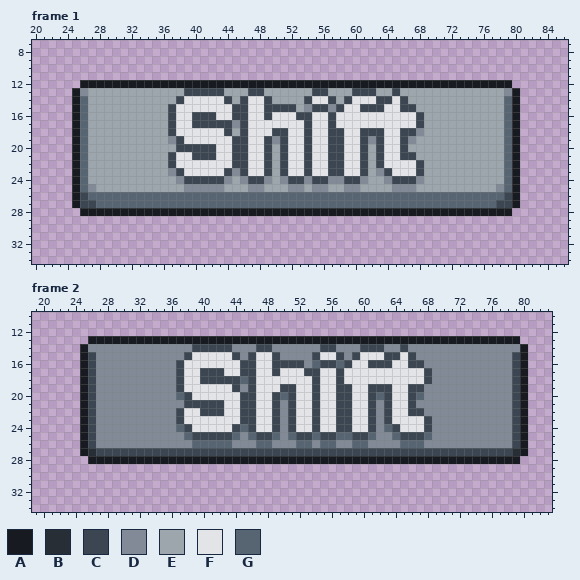
Edited in one commit: pixel-art file (Game Off Game Jam Prototype/Assets/Textures/UI/Shift_key.aseprite). That is the earlier state.
100x41 pixels, 2 frames. Shown: frame 1: x 20..86, y 7..34; frame 2: x 19..83, y 10..34.
Palette (. is transparent): A #171a20  B #272e36  C #3b4652  D #818a96  E #9da6ad  F #e3e4e8  G #576573
New version:
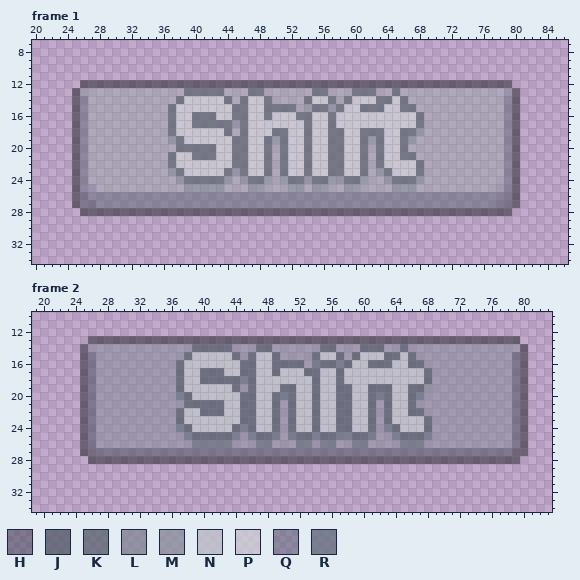
Colours new in this view: H #3b465280  J #525d69c0  K #5c6670c0  L #818a96c0  M #8a939ec0  N #c2c6cdc0  P #cccfd4c0  Q #57657380  R #65717fc0
Diff:
layer "Layer Copy" opacity 100% -> 50%
layer "Layer 2" opacity 100% -> 50%
colour A: #171a20 -> #171a2080
colour B: #272e36 -> #272e3680
colour D: #818a96 -> #818a9680
colour E: #9da6ad -> #9da6ad80
Frame 1:
y 13: x 39..43 CCCCC -> KKKKK; x 47..48 CC -> KK; x 55..56 CC -> KK; x 60..62 CCC -> KKK; x 65 C -> K
y 14: x 26 G -> Q; x 38..44 CFFFFFC -> KPPPPPK; x 46..49 CFFC -> KPPK; x 54..57 CFFC -> KPPK; x 59..66 CFFFCCFC -> KPPPKKPK; x 79 G -> Q
y 15: x 26 G -> Q; x 37..52 CFFFFFFFCCFFCCCC -> KPPPPPPPKKPPKKKK; x 54..67 DCCDCFFCCCFFCC -> MKKMKPPKKKPPKK; x 79 G -> Q
y 16: x 26 G -> Q; x 37..68 CFFCCCFFCCFFCFFFCCFFCFFFFFFFFFFC -> KPPKKKPPKKPPKPPPKKPPKPPPPPPPPPPK; x 79 G -> Q
y 17: x 26 G -> Q; x 37..68 CFFCCCCCDCFFFFFFFCFFCFFFFFFFFFFC -> KPPKKKKKMKPPPPPPPKPPKPPPPPPPPPPK; x 79 G -> Q
y 18: x 26 G -> Q; x 37..44 CFFFFFFC -> KPPPPPPK; x 46..68 CFFFCCFFCFFCCFFCCCFFCCD -> KPPPKKPPKPPKKPPKKKPPKKM; x 79 G -> Q
y 19: x 26 G -> Q; x 37..67 DCFFFFFFCCFFCDCFFCFFCCFFCDCFFCD -> MKPPPPPPKKPPKMKPPKPPKKPPKMKPPKM; x 79 G -> Q
y 20: x 26 G -> Q; x 38..49 CCCCCFFCCFFC -> KKKKKPPKKPPK; x 51..61 CFFCFFCCFFC -> KPPKPPKKPPK; x 63..66 CFFC -> KPPK; x 79 G -> Q
y 21: x 26 G -> Q; x 37..49 CFFCCCFFCCFFC -> KPPKKKPPKKPPK; x 51..61 CFFCFFCCFFC -> KPPKPPKKPPK; x 63..67 CFFCC -> KPPKK; x 79 G -> Q
y 22: x 26 G -> Q; x 37..49 CFFFFFFFCCFFC -> KPPPPPPPKKPPK; x 51..61 CFFCFFCCFFC -> KPPKPPKKPPK; x 63..68 CFFFFC -> KPPPPK; x 79 G -> Q
y 23: x 26 G -> Q; x 37..49 DCFFFFFCDCFFC -> MKPPPPPKMKPPK; x 51..61 CFFCFFCCFFC -> KPPKPPKKPPK; x 63..68 DCFFFC -> MKPPPK; x 79 G -> Q
y 24: x 26 G -> Q; x 38..44 DCCCCCD -> MKKKKKM; x 46..49 DCCD -> MKKM; x 51..61 DCCDCCDDCCD -> MKKMKKMMKKM; x 64..68 DCCCD -> MKKKM; x 79 G -> Q
y 25: x 26 G -> Q; x 39..43 DDDDD -> MMMMM; x 47..48 DD -> MM; x 52..53 DD -> MM; x 55..56 DD -> MM; x 59..60 DD -> MM; x 65..67 DDD -> MMM; x 79 G -> Q
y 26: x 26..79 CGGGGGGGGGGGGGGGGGGGGGGGGGGGGGGGGGGGGGGGGGGGGGGGGGGGGC -> HQQQQQQQQQQQQQQQQQQQQQQQQQQQQQQQQQQQQQQQQQQQQQQQQQQQQH
y 27: x 26..79 CCGGGGGGGGGGGGGGGGGGGGGGGGGGGGGGGGGGGGGGGGGGGGGGGGGGCC -> HHQQQQQQQQQQQQQQQQQQQQQQQQQQQQQQQQQQQQQQQQQQQQQQQQQQHH
Frame 2:
y 14: x 39..43 CCCCC -> JJJJJ; x 47..48 CC -> JJ; x 55..56 CC -> JJ; x 60..62 CCC -> JJJ; x 65 C -> J
y 15: x 26 C -> H; x 38..44 CFFFFFC -> JNNNNNJ; x 46..49 CFFC -> JNNJ; x 54..57 CFFC -> JNNJ; x 59..66 CFFFCCFC -> JNNNJJNJ; x 79 C -> H
y 16: x 26 C -> H; x 37..52 CFFFFFFFCCFFCCCC -> JNNNNNNNJJNNJJJJ; x 54..67 GCCGCFFCCCFFCC -> RJJRJNNJJJNNJJ; x 79 C -> H
y 17: x 26 C -> H; x 37..68 CFFCCCFFCCFFCFFFCCFFCFFFFFFFFFFC -> JNNJJJNNJJNNJNNNJJNNJNNNNNNNNNNJ; x 79 C -> H
y 18: x 26 C -> H; x 37..68 CFFCCCCCGCFFFFFFFCFFCFFFFFFFFFFC -> JNNJJJJJRJNNNNNNNJNNJNNNNNNNNNNJ; x 79 C -> H
y 19: x 26 C -> H; x 37..44 CFFFFFFC -> JNNNNNNJ; x 46..68 CFFFCCFFCFFCCFFCCCFFCCD -> JNNNJJNNJNNJJNNJJJNNJJL; x 79 C -> H
y 20: x 26 C -> H; x 37..67 GCFFFFFFCCFFCGCFFCFFCCFFCGCFFCG -> RJNNNNNNJJNNJRJNNJNNJJNNJRJNNJR; x 79 C -> H
y 21: x 26 C -> H; x 38..49 CCCCCFFCCFFC -> JJJJJNNJJNNJ; x 51..61 CFFCFFCCFFC -> JNNJNNJJNNJ; x 63..66 CFFC -> JNNJ; x 79 C -> H
y 22: x 26 C -> H; x 37..49 CFFCCCFFCCFFC -> JNNJJJNNJJNNJ; x 51..61 CFFCFFCCFFC -> JNNJNNJJNNJ; x 63..67 CFFCC -> JNNJJ; x 79 C -> H
y 23: x 26 C -> H; x 37..49 CFFFFFFFCCFFC -> JNNNNNNNJJNNJ; x 51..61 CFFCFFCCFFC -> JNNJNNJJNNJ; x 63..68 CFFFFC -> JNNNNJ; x 79 C -> H
y 24: x 26 C -> H; x 37..49 GCFFFFFCGCFFC -> RJNNNNNJRJNNJ; x 51..61 CFFCFFCCFFC -> JNNJNNJJNNJ; x 63..68 GCFFFC -> RJNNNJ; x 79 C -> H
y 25: x 26 C -> H; x 38..44 GCCCCCG -> RJJJJJR; x 46..49 GCCG -> RJJR; x 51..61 GCCGCCGGCCG -> RJJRJJRRJJR; x 64..68 GCCCG -> RJJJR; x 79 C -> H
y 26: x 26 C -> H; x 39..43 GGGGG -> RRRRR; x 47..48 GG -> RR; x 52..53 GG -> RR; x 55..56 GG -> RR; x 59..60 GG -> RR; x 65..67 GGG -> RRR; x 79 C -> H
y 27: x 27..78 CCCCCCCCCCCCCCCCCCCCCCCCCCCCCCCCCCCCCCCCCCCCCCCCCCCC -> HHHHHHHHHHHHHHHHHHHHHHHHHHHHHHHHHHHHHHHHHHHHHHHHHHHH
Boxes around the changes in both pictures, in picture pixels (x1, y1, x2, y2):
changed: (72, 80, 520, 216)
changed: (80, 336, 528, 464)
